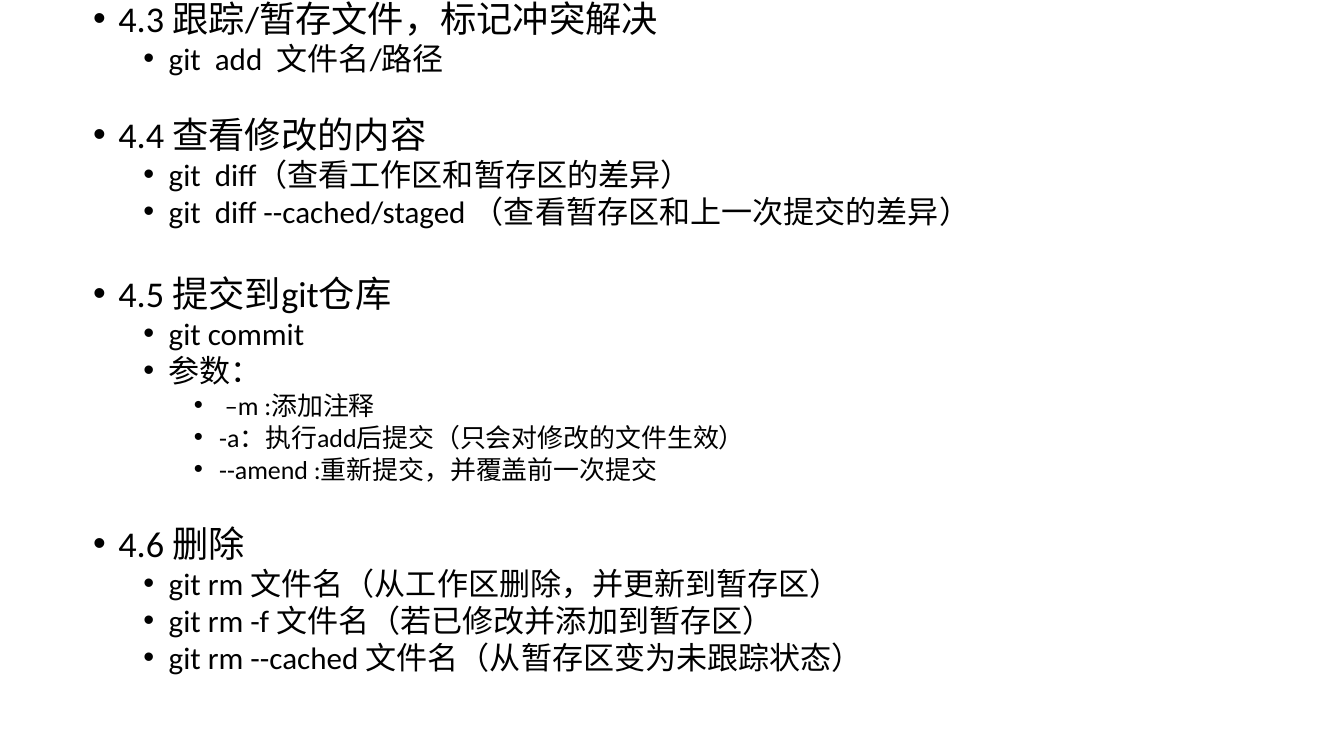
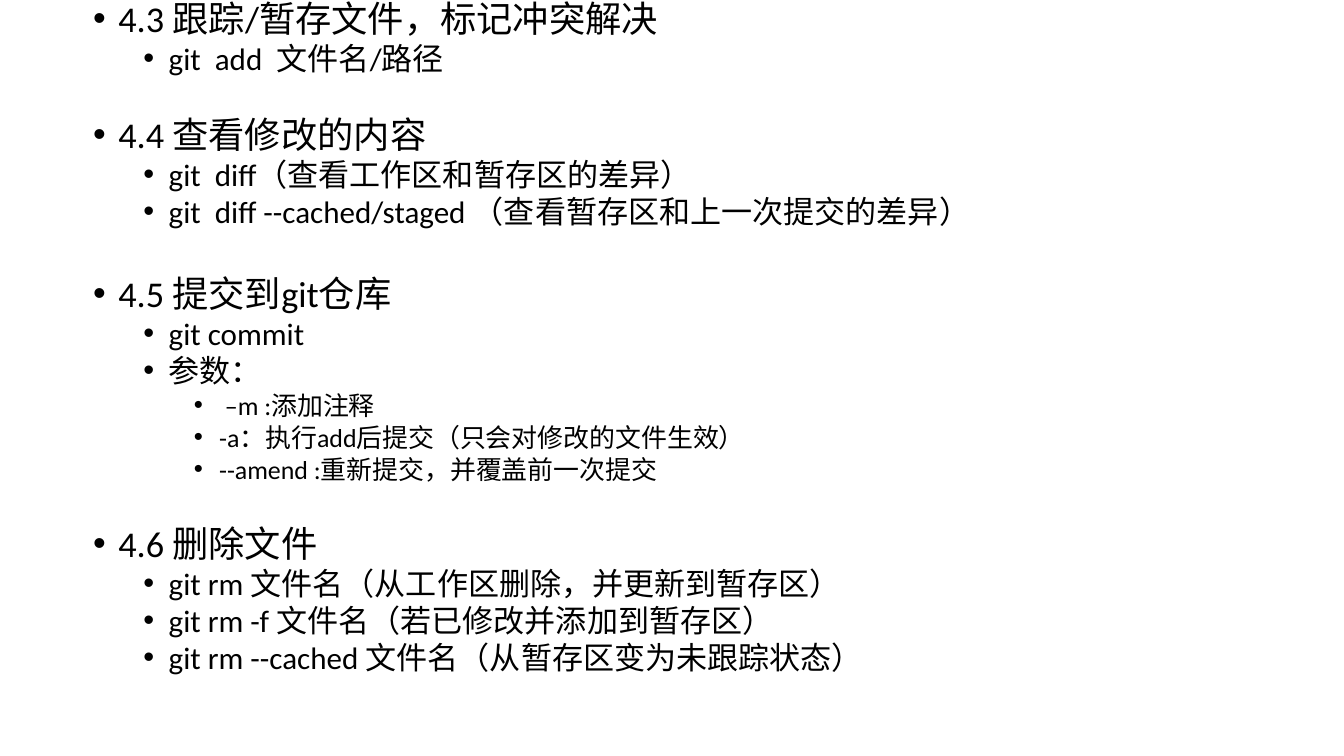
Before and after one commit to liupengpeng2016/share, a slide deck: slide 8 of git使用详解/git.pptx. Drawn at 1344x756 pixels with LibreOffice and Linux fonts; fonts in the diff are those of the drawing. Boxes give left, top, right and bottom in pixels: in the first picture for what was removed or moved away, otherwise in the second. Text is boxed around its words. In the diff, an @@ line names an element or a change of style, - is before the commit and + after.

```diff
--- a/git使用详解/git.pptx
+++ b/git使用详解/git.pptx
@@ text at <box>118,526,317,560</box>: text changed @@
-• 4.6 删除
+• 4.6 删除文件
```
Also in this commit, not shown: 4 other slides changed.
